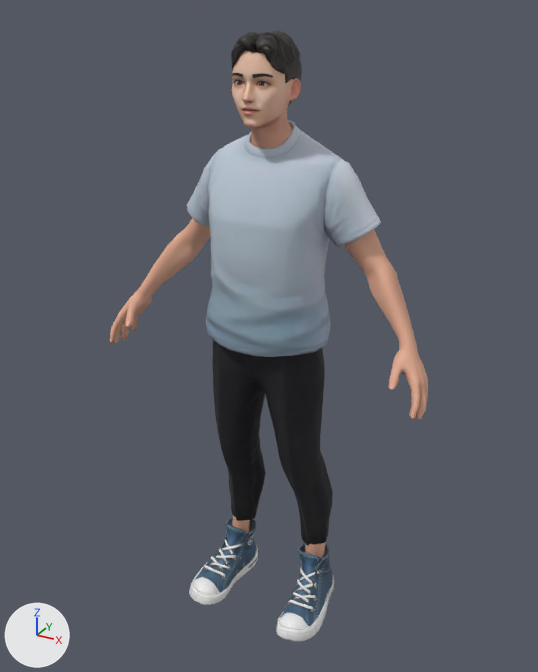
What one commit did to the glTF model assets/asset.glb.
Before and after are seen from a 50 mm lens placed at (1.009, -1.842, 1.898), pointed at (-0.003, -0.002, 0.978). The lights are fixed; the arrows at lower left show +X, +Y and +Z.

In view in the first picture: 'Wolf3D_Body', 'Wolf3D_Hair', 'Wolf3D_Head', 'Wolf3D_Outfit_Bottom', 'Wolf3D_Outfit_Footwear', 'Wolf3D_Outfit_Top'.
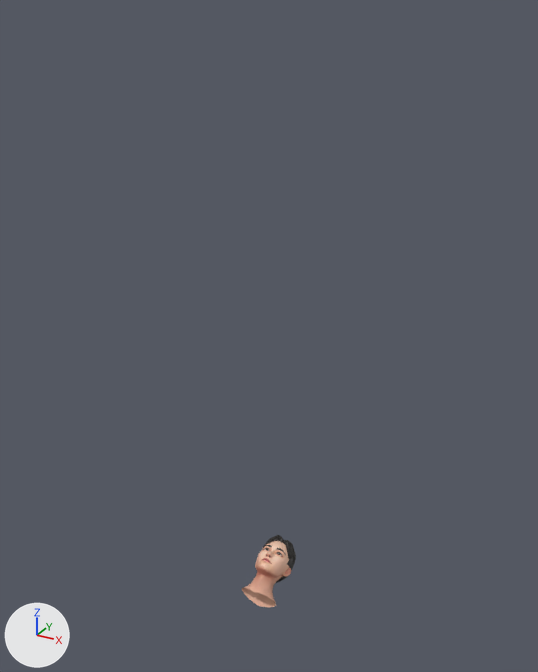
Pixel boxes (x1, y1, x2, y2) of what changed, in the pictures (538 x 672 px):
'Wolf3D_Outfit_Top', deleted
    before: (187, 120, 381, 357)
'Wolf3D_Outfit_Bottom', deleted
    before: (213, 340, 333, 545)
'Wolf3D_Body', deleted (beige)
    before: (110, 218, 428, 579)
'Wolf3D_Outfit_Footwear', deleted
    before: (189, 518, 334, 642)
'Wolf3D_Head', moved, turned, rescaled
    before: (232, 51, 301, 149)
    after: (242, 541, 291, 608)
'Wolf3D_Hair', moved, turned, rescaled
    before: (231, 30, 302, 106)
    after: (263, 535, 296, 583)

Edits to the bpy script that builds the scene:
```text
Change ob_wolf3d_head:
    ob_wolf3d_head.location: (0.0, 0.0, 0.0) -> (0.0, -1.194, -0.173)
    ob_wolf3d_head.rotation_euler: (0.0, 0.0, 0.0) -> (-1.384, 0.0, 0.0)  # degrees (0, 0, 0) -> degrees (-79, 0, 0)
    ob_wolf3d_head.scale: (1.0, 1.0, 1.0) -> (0.725, 0.725, 0.725)
Change ob_wolf3d_hair:
    ob_wolf3d_hair.location: (0.0, 0.0, 0.0) -> (0.0, -1.194, -0.173)
    ob_wolf3d_hair.rotation_euler: (0.0, 0.0, 0.0) -> (-1.384, 0.0, 0.0)  # degrees (0, 0, 0) -> degrees (-79, 0, 0)
    ob_wolf3d_hair.scale: (1.0, 1.0, 1.0) -> (0.725, 0.725, 0.725)
Remove ob_wolf3d_outfit_top:
    ob_wolf3d_outfit_top = bpy.data.objects.new('Wolf3D_Outfit_Top', me_wolf3d_outfit_top)
    ob_wolf3d_outfit_top.location = (0.0, 0.0, 0.0)
Remove ob_wolf3d_outfit_bottom:
    ob_wolf3d_outfit_bottom = bpy.data.objects.new('Wolf3D_Outfit_Bottom', me_wolf3d_outfit_bottom)
    ob_wolf3d_outfit_bottom.location = (0.0, 0.0, 0.0)
Remove ob_wolf3d_outfit_footwear:
    ob_wolf3d_outfit_footwear = bpy.data.objects.new('Wolf3D_Outfit_Footwear', me_wolf3d_outfit_footwear)
    ob_wolf3d_outfit_footwear.location = (0.0, 0.0, 0.0)
Remove ob_wolf3d_body:
    ob_wolf3d_body = bpy.data.objects.new('Wolf3D_Body', me_wolf3d_body)
    ob_wolf3d_body.location = (0.0, 0.0, 0.0)
```
